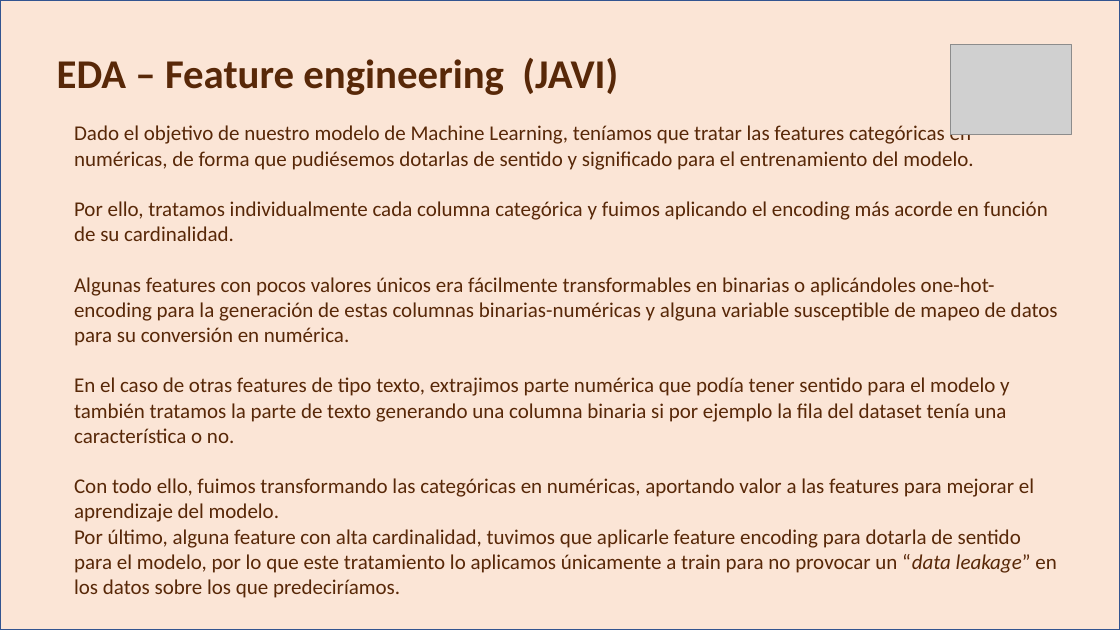
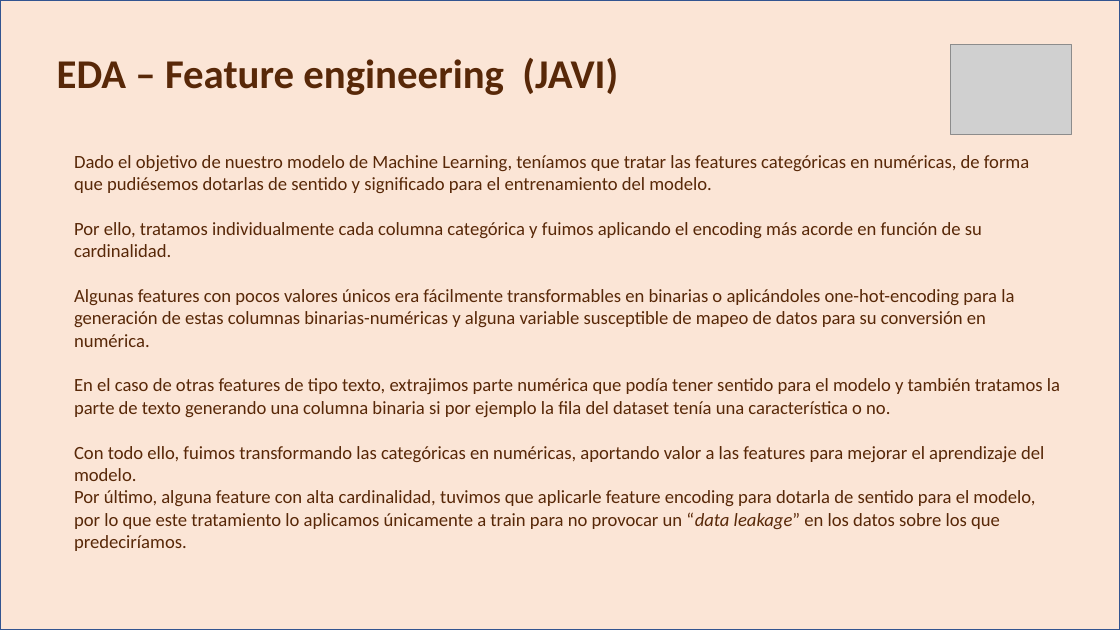
Before and after one commit to HimuraFresh/ML_-Grupo_1-, a slide deck: slide 10 of ML_ppt.pptx (slide 4 before the commit). Drawn at 1120x630 pixels with LibreOffice and Linux fonts; fonts in the diff are those of the drawing; grey boxes stand for pictures. Boxes give left, top, right and bottom in pixels: in the first picture for what was removed or moved away, otherwise in the second. Text is boxed around its words. In the diff, an @@ line names an element or a change of style, - is before the commit and + after.

Commit message:
Update

```diff
--- a/ML_ppt.pptx
+++ b/ML_ppt.pptx
@@ text "Dado el objetivo de nuestro ...": place and size @@
-text "Dado el objetivo de nuestro ..." at bbox=[74, 123, 1058, 598]
+text "Dado el objetivo de nuestro ..." at bbox=[74, 155, 1060, 551]
@@ text "Dado el objetivo de nuestro ..." at bbox=[74, 155, 1060, 551]: size 18 to 16 pt @@
```
Also in this commit, not shown: 1 other slide changed, 6 slides added.
